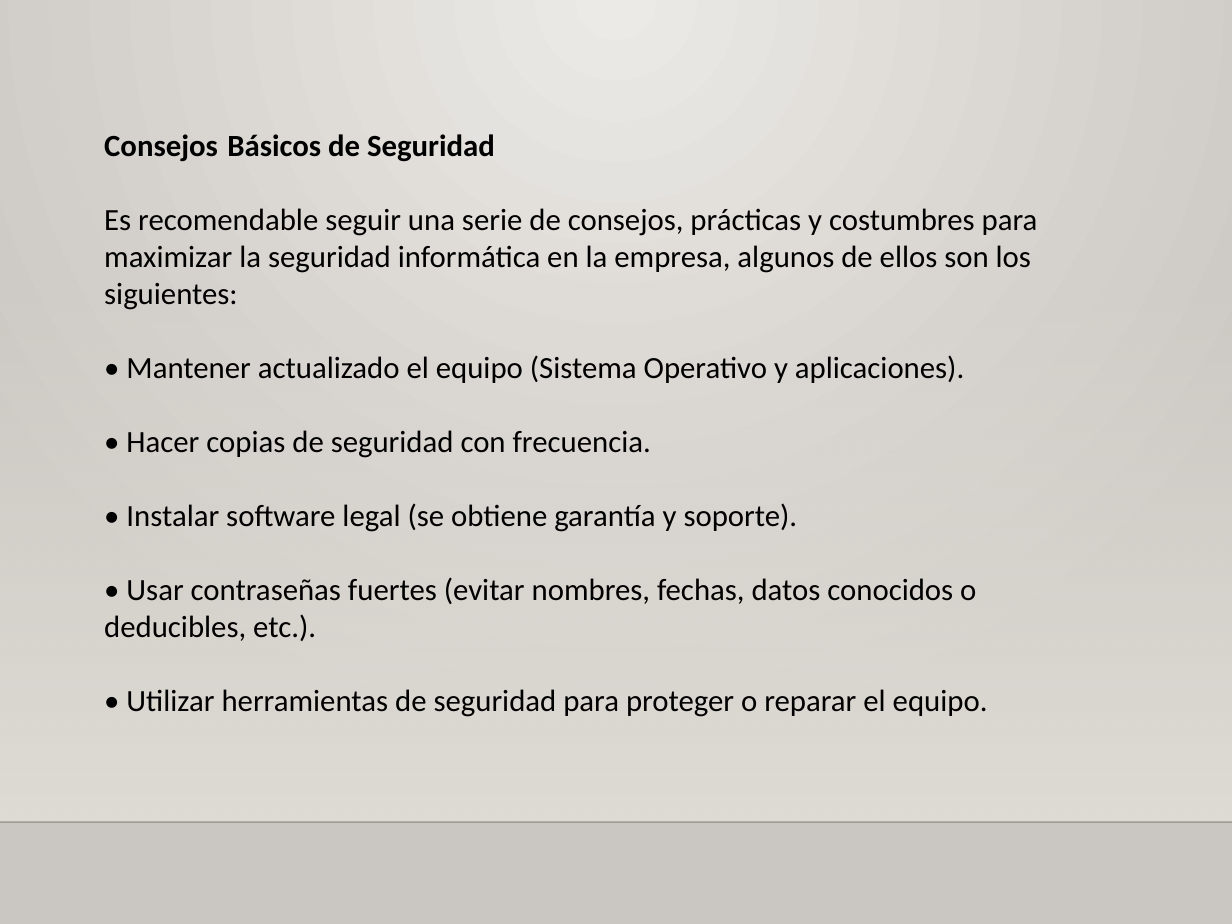
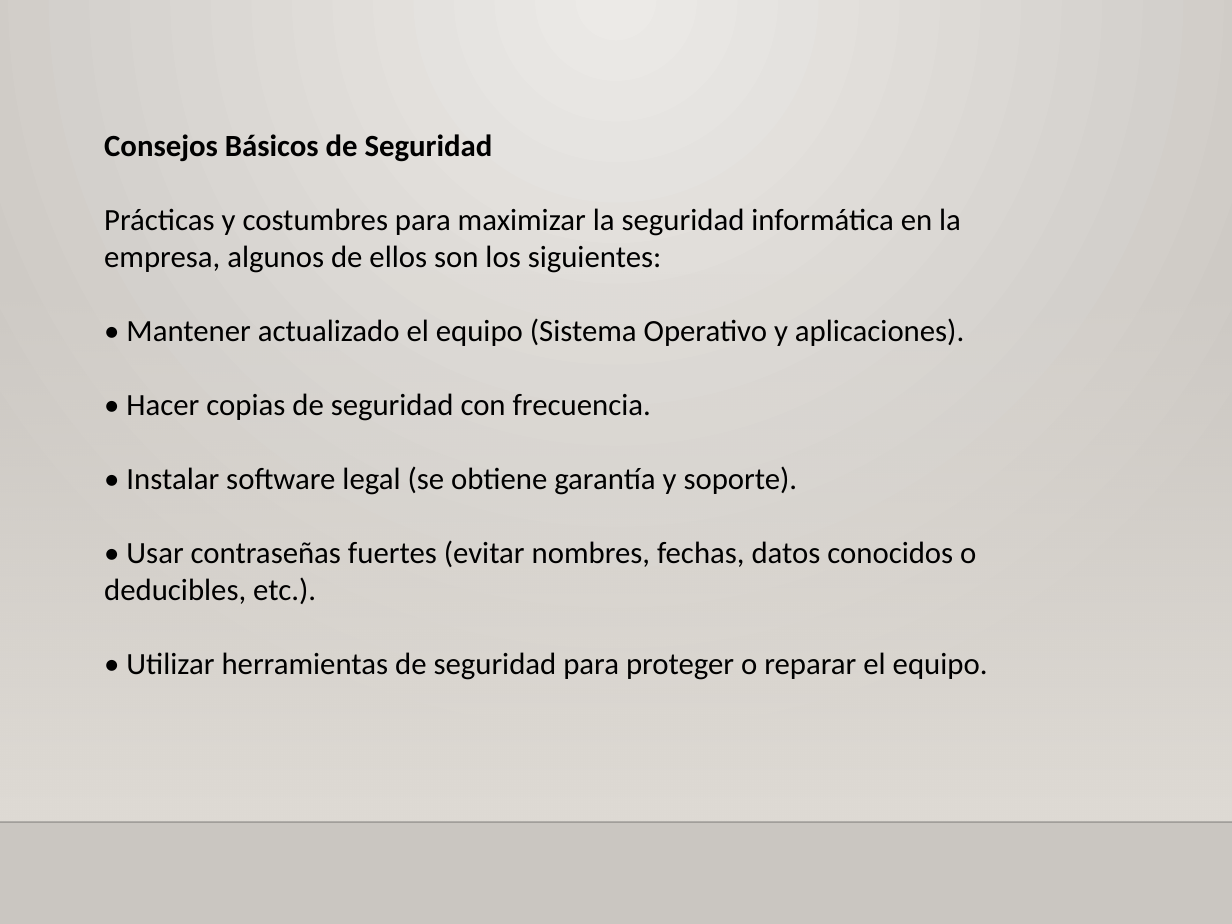
Before and after one commit to YarithzaGalindoAyala/Fase3_ConstruccionOVI, a slide deck: slide 3 of Docu/docu2.pptx. Drawn at 1232x924 pixels with LibreOffice and Linux fonts; fonts in the diff are those of the drawing; background and template pictures are left out. Boxes give left, top, right and bottom in pixels: in the first picture for what was removed or moved away, otherwise in the second. Text is boxed around its words. In the diff, an @@ line names an element or a change of style, - is before the commit and + after.

```diff
--- a/Docu/docu2.pptx
+++ b/Docu/docu2.pptx
@@ text at bbox=[104, 208, 961, 273]: text changed @@
-Es recomendable seguir una serie de consejos, prácticas y costumbres para maximizar la seguridad informática en la empresa, algunos de ellos son los siguientes:
+Prácticas y costumbres para maximizar la seguridad informática en la empresa, algunos de ellos son los siguientes:
```
Also in this commit, not shown: 1 other slide changed, 1 slide added, 1 slide removed.
